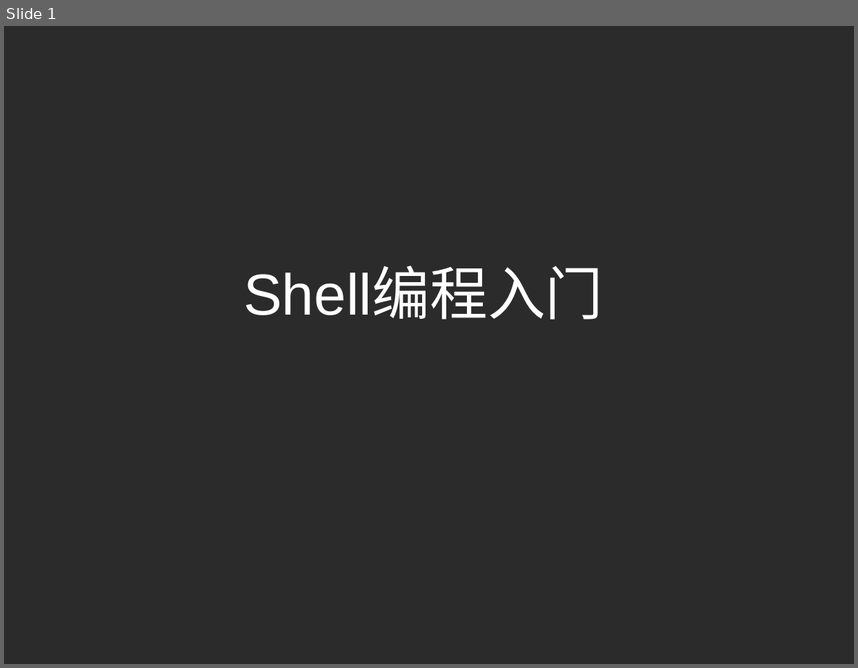
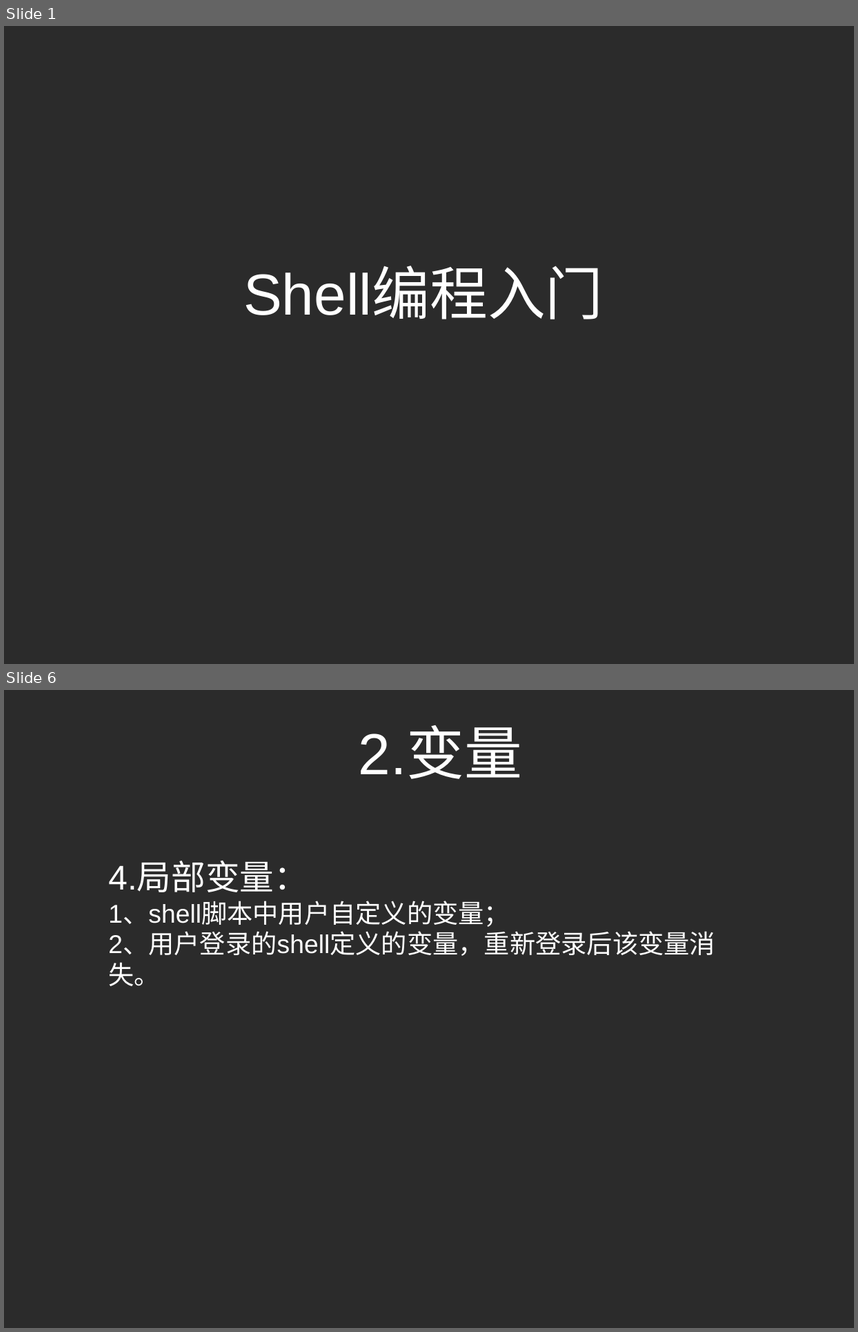
Before and after one commit to shuoshuren/shellDemo, a slide deck: shell编程入门.pptx. Shown one above the other, each under a label of ours: slide 1 before the commit, slides 1 and 6 after it; the slides between them are not shown. The pictures are 858x668 and 858x1332 pixels, drawn with LibreOffice and Linux fonts; fonts in the diff are those of the drawing; background and template pictures are left out; a plain dark background stands for a picture behind light text. Boxes give left, top, right and bottom in pixels: in the first picture for what was removed or moved away, otherwise in the second. Text is boxed around its words. In the diff, an @@ line names an element or a change of style, - is before the commit and + after.

```diff
--- a/shell编程入门.pptx
+++ b/shell编程入门.pptx
@@ slide 6 added at bbox=[4, 690, 854, 1328], background picture (left out) @@
@@ text added at bbox=[359, 728, 523, 779], 54 pt, text #FFFFFF @@
+2.变量
@@ text added at bbox=[108, 862, 715, 986], 24 pt, text #FFFFFF @@
+4.局部变量：
+1、shell脚本中用户自定义的变量；
+2、用户登录的shell定义的变量，重新登录后该变量消失。
```
Also in this commit, not shown: 4 slides changed, 15 other slides added, 9 other files.
